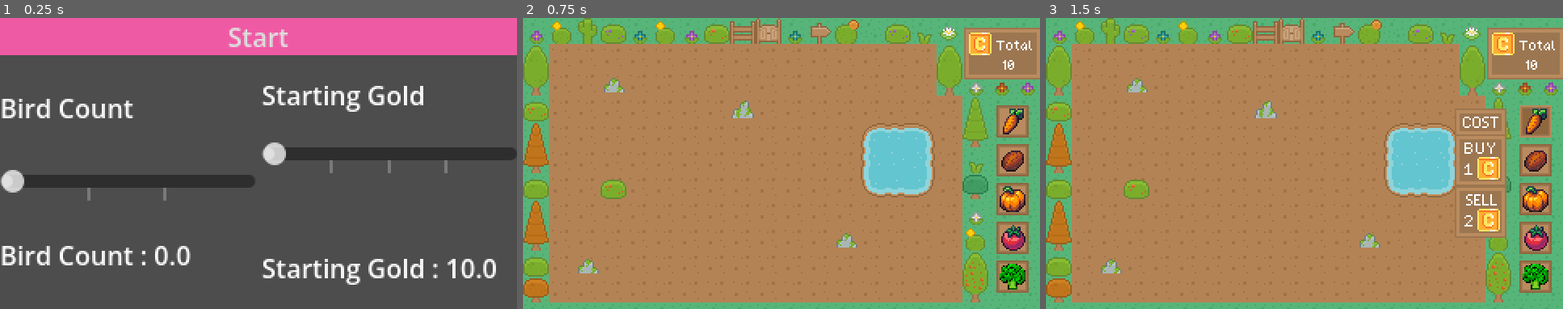
Above: before the commit, frames 1-3 (left to right).
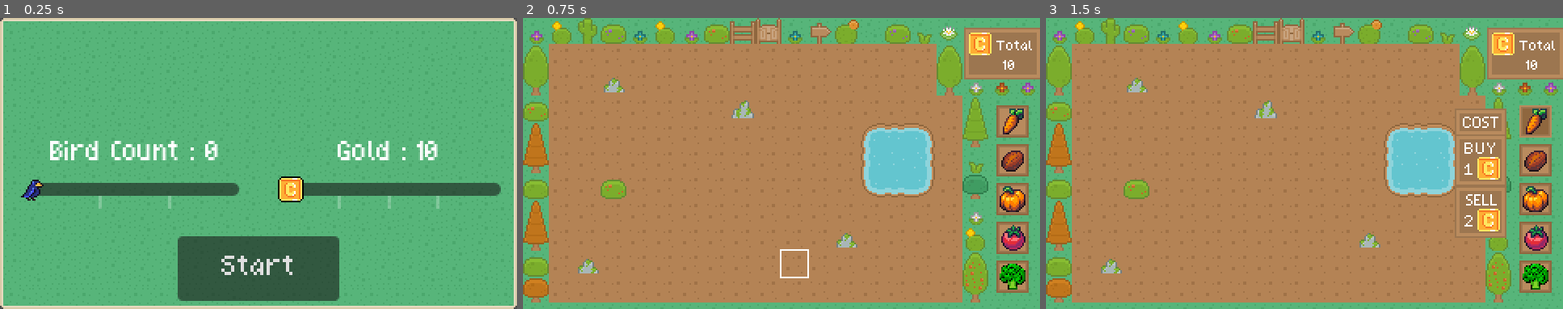
Above: after the commit, the same moments.

Repository: JibblyC/CarrotCorner
Game: Godot game, scene res://scenes/main_menu.tscn
The game is run twice, just before and just after one commit, with the same random seed, the same clock (stepped at 60 frames per second) and the same inputs.
Inputs (mouse positions are in pixels of both pictures, inside the frame that each line leads up to):
- Up to frame 1 (0.25 s): no input
- Up to frame 2 (0.75 s): click "Start" at 0.5 s
- Up to frame 3 (1.5 s): click (1537, 122) at 1.27 s

The runs differ from the first frame. In frame 1, 100% of the frame differs, in the area x 0-100%, y 0-100%; in frame 2, 0.1%; in frame 3, nothing differs.

Commit message:
Working on main menu

Diff:
--- a/project.godot
+++ b/project.godot
@@ -8,11 +8,15 @@
 
 config_version=5
 
+[animation]
+
+compatibility/default_parent_skeleton_in_mesh_instance_3d=true
+
 [application]
 
 config/name="CarrotCorner"
 run/main_scene="uid://c4o0ct3l818f8"
-config/features=PackedStringArray("4.5", "Forward Plus")
+config/features=PackedStringArray("4.6", "Forward Plus")
 run/max_fps=120
 config/icon="res://assets/icon.svg"
 
--- a/scenes/main_menu.tscn
+++ b/scenes/main_menu.tscn
@@ -1,22 +1,36 @@
-[gd_scene load_steps=4 format=3 uid="uid://c4o0ct3l818f8"]
+[gd_scene format=3 uid="uid://c4o0ct3l818f8"]
 
 [ext_resource type="Script" uid="uid://cwihqic35ovf6" path="res://scripts/main_menu.gd" id="1_l6cm7"]
+[ext_resource type="Theme" uid="uid://djonhi38vjyp" path="res://themes/Seed_Menu.tres" id="1_wu84c"]
 [ext_resource type="PackedScene" uid="uid://dqahq5hbrb1oa" path="res://scenes/main.tscn" id="2_ekxnf"]
+[ext_resource type="FontFile" uid="uid://cpaa6s6xumhku" path="res://themes/quaver.ttf" id="3_bqqt6"]
+[ext_resource type="Texture2D" uid="uid://d3lvs2tdtbcuy" path="res://assets/Menus/MainMenuBackground.png" id="4_8ln24"]
+[ext_resource type="Texture2D" uid="uid://c0i5wfc6dll2a" path="res://assets/Pixel Art Bird 16x16/BirdSliderIcon..png" id="5_oa1go"]
+[ext_resource type="Texture2D" uid="uid://sqcs52qc3ud3" path="res://assets/singleCoin1.png" id="6_rtw2f"]
 
-[sub_resource type="StyleBoxFlat" id="StyleBoxFlat_vue75"]
-bg_color = Color(0.9377584, 0.35368812, 0.6413622, 1)
-
-[node name="MainMenu" type="Control"]
+[node name="MainMenu" type="Control" unique_id=806335344]
 layout_mode = 3
 anchors_preset = 15
 anchor_right = 1.0
 anchor_bottom = 1.0
 grow_horizontal = 2
 grow_vertical = 2
+theme = ExtResource("1_wu84c")
 script = ExtResource("1_l6cm7")
 mainGameScene = ExtResource("2_ekxnf")
 
-[node name="VSplitContainer" type="VSplitContainer" parent="."]
+[node name="TextureRect" type="TextureRect" parent="." unique_id=1479499702]
+z_index = -1
+layout_mode = 1
+anchors_preset = 15
+anchor_right = 1.0
+anchor_bottom = 1.0
+grow_horizontal = 2
+grow_vertical = 2
+texture = ExtResource("4_8ln24")
+stretch_mode = 6
+
+[node name="VSplitContainer" type="VBoxContainer" parent="." unique_id=934442792]
 layout_mode = 1
 anchors_preset = 15
 anchor_right = 1.0
@@ -24,58 +38,106 @@
 grow_horizontal = 2
 grow_vertical = 2
 theme_override_constants/separation = 0
-dragger_visibility = 2
 
-[node name="StartGame" type="Button" parent="VSplitContainer"]
+[node name="TitleContainer" type="MarginContainer" parent="VSplitContainer" unique_id=945451133]
 layout_mode = 2
-theme_override_styles/normal = SubResource("StyleBoxFlat_vue75")
-text = "Start"
+size_flags_vertical = 3
 
-[node name="HBoxContainer" type="HBoxContainer" parent="VSplitContainer"]
+[node name="SettingsContainer" type="MarginContainer" parent="VSplitContainer" unique_id=1737301104]
+layout_mode = 2
+size_flags_vertical = 3
+theme_override_constants/margin_top = 10
+theme_override_constants/margin_bottom = 10
+
+[node name="HBoxContainer" type="HBoxContainer" parent="VSplitContainer/SettingsContainer" unique_id=1540189913]
 layout_mode = 2
 
-[node name="VBoxContainer" type="VBoxContainer" parent="VSplitContainer/HBoxContainer"]
+[node name="MarginContainer" type="MarginContainer" parent="VSplitContainer/SettingsContainer/HBoxContainer" unique_id=332756687]
+layout_mode = 2
+size_flags_horizontal = 3
+theme_override_constants/margin_left = 20
+theme_override_constants/margin_right = 10
+
+[node name="VBoxContainer" type="VBoxContainer" parent="VSplitContainer/SettingsContainer/HBoxContainer/MarginContainer" unique_id=642030017]
+layout_mode = 2
+size_flags_horizontal = 3
+alignment = 1
+
+[node name="BirdValueLabel" type="Label" parent="VSplitContainer/SettingsContainer/HBoxContainer/MarginContainer/VBoxContainer" unique_id=542700428]
+layout_mode = 2
+size_flags_horizontal = 4
+size_flags_vertical = 6
+theme = ExtResource("1_wu84c")
+theme_override_font_sizes/font_size = 15
+horizontal_alignment = 1
+vertical_alignment = 1
+
+[node name="BirdSlider" type="HSlider" parent="VSplitContainer/SettingsContainer/HBoxContainer/MarginContainer/VBoxContainer" unique_id=1261476537]
+layout_mode = 2
+size_flags_horizontal = 3
+size_flags_vertical = 2
+theme_override_constants/center_grabber = -1
+theme_override_constants/grabber_offset = -1
+theme_override_constants/tick_offset = 0
+theme_override_icons/grabber = ExtResource("5_oa1go")
+theme_override_icons/grabber_highlight = ExtResource("5_oa1go")
+theme_override_icons/grabber_disabled = ExtResource("5_oa1go")
+max_value = 3.0
+tick_count = 4
+
+[node name="MarginContainer2" type="MarginContainer" parent="VSplitContainer/SettingsContainer/HBoxContainer" unique_id=1685273400]
+layout_mode = 2
+size_flags_horizontal = 3
+theme_override_constants/margin_left = 10
+theme_override_constants/margin_right = 10
+
+[node name="VBoxContainer2" type="VBoxContainer" parent="VSplitContainer/SettingsContainer/HBoxContainer/MarginContainer2" unique_id=1742902660]
 layout_mode = 2
 size_flags_horizontal = 3
 
-[node name="BirdSliderLabel" type="Label" parent="VSplitContainer/HBoxContainer/VBoxContainer"]
+[node name="StartingGoldValueLabel" type="Label" parent="VSplitContainer/SettingsContainer/HBoxContainer/MarginContainer2/VBoxContainer2" unique_id=294737933]
 layout_mode = 2
 size_flags_vertical = 6
-text = "Bird Count"
+theme = ExtResource("1_wu84c")
+theme_override_fonts/font = ExtResource("3_bqqt6")
+theme_override_font_sizes/font_size = 15
+horizontal_alignment = 1
 
-[node name="BirdSlider" type="HSlider" parent="VSplitContainer/HBoxContainer/VBoxContainer"]
-layout_mode = 2
-size_flags_horizontal = 3
-max_value = 3.0
-tick_count = 4
-
-[node name="BirdValueLabel" type="Label" parent="VSplitContainer/HBoxContainer/VBoxContainer"]
-layout_mode = 2
-size_flags_vertical = 6
-
-[node name="VBoxContainer2" type="VBoxContainer" parent="VSplitContainer/HBoxContainer"]
-layout_mode = 2
-size_flags_horizontal = 3
-
-[node name="StartingGoldLabel" type="Label" parent="VSplitContainer/HBoxContainer/VBoxContainer2"]
-layout_mode = 2
-size_flags_vertical = 6
-text = "Starting Gold"
-
-[node name="StartingGoldSlider" type="HSlider" parent="VSplitContainer/HBoxContainer/VBoxContainer2"]
+[node name="StartingGoldSlider" type="HSlider" parent="VSplitContainer/SettingsContainer/HBoxContainer/MarginContainer2/VBoxContainer2" unique_id=2136165236]
 layout_mode = 2
 size_flags_horizontal = 3
 size_flags_vertical = 2
+theme_override_constants/center_grabber = 0
+theme_override_constants/tick_offset = 0
+theme_override_icons/grabber = ExtResource("6_rtw2f")
+theme_override_icons/grabber_highlight = ExtResource("6_rtw2f")
 min_value = 10.0
 max_value = 50.0
 step = 10.0
 value = 10.0
 tick_count = 5
 
-[node name="StartingGoldValueLabel" type="Label" parent="VSplitContainer/HBoxContainer/VBoxContainer2"]
+[node name="StartButtonContainer" type="MarginContainer" parent="VSplitContainer" unique_id=101522194]
+custom_minimum_size = Vector2(10, 10)
 layout_mode = 2
-size_flags_vertical = 6
+size_flags_horizontal = 4
+size_flags_vertical = 4
+theme_override_constants/margin_left = 100
+theme_override_constants/margin_top = 6
+theme_override_constants/margin_right = 100
+theme_override_constants/margin_bottom = 5
 
-[connection signal="pressed" from="VSplitContainer/StartGame" to="." method="_on_start_game_pressed"]
-[connection signal="drag_ended" from="VSplitContainer/HBoxContainer/VBoxContainer/BirdSlider" to="." method="_on_bird_slider_drag_ended"]
-[connection signal="drag_ended" from="VSplitContainer/HBoxContainer/VBoxContainer2/StartingGoldSlider" to="." method="_on_starting_gold_slider_drag_ended"]
+[node name="StartGame" type="Button" parent="VSplitContainer/StartButtonContainer" unique_id=2081972847]
+custom_minimum_size = Vector2(100, 0)
+layout_mode = 2
+size_flags_horizontal = 4
+size_flags_vertical = 4
+theme = ExtResource("1_wu84c")
+theme_override_constants/outline_size = 0
+theme_override_font_sizes/font_size = 16
+text = "Start"
+vertical_icon_alignment = 0
+
+[connection signal="value_changed" from="VSplitContainer/SettingsContainer/HBoxContainer/MarginContainer/VBoxContainer/BirdSlider" to="." method="_on_bird_slider_value_changed"]
+[connection signal="value_changed" from="VSplitContainer/SettingsContainer/HBoxContainer/MarginContainer2/VBoxContainer2/StartingGoldSlider" to="." method="_on_starting_gold_slider_value_changed"]
+[connection signal="pressed" from="VSplitContainer/StartButtonContainer/StartGame" to="." method="_on_start_game_pressed"]
--- a/scripts/main_menu.gd
+++ b/scripts/main_menu.gd
@@ -2,11 +2,11 @@
 
 @export var mainGameScene : PackedScene;
 
-@onready var birdValueLabel = $VSplitContainer/HBoxContainer/VBoxContainer/BirdValueLabel
-@onready var birdSlider = $VSplitContainer/HBoxContainer/VBoxContainer/BirdSlider
+@onready var birdValueLabel = $VSplitContainer/SettingsContainer/HBoxContainer/MarginContainer/VBoxContainer/BirdValueLabel
+@onready var birdSlider = $VSplitContainer/SettingsContainer/HBoxContainer/MarginContainer/VBoxContainer/BirdSlider
 
-@onready var startingGoldValueLabel = $VSplitContainer/HBoxContainer/VBoxContainer2/StartingGoldValueLabel
-@onready var startingGoldSlider = $VSplitContainer/HBoxContainer/VBoxContainer2/StartingGoldSlider
+@onready var startingGoldValueLabel = $VSplitContainer/SettingsContainer/HBoxContainer/MarginContainer2/VBoxContainer2/StartingGoldValueLabel
+@onready var startingGoldSlider = $VSplitContainer/SettingsContainer/HBoxContainer/MarginContainer2/VBoxContainer2/StartingGoldSlider
 
 
 func _ready() -> void:
@@ -19,19 +19,16 @@
 	get_tree().change_scene_to_packed(mainGameScene)
 
 
-func _on_bird_slider_drag_ended(value_changed: bool) -> void:
-	if value_changed :
-		_set_bird_value_label()
-		Globals.birdSpawnWaitTime = birdSlider.value
-
 func _set_bird_value_label() -> void :
-	birdValueLabel.text =  "Bird Count : " + str(birdSlider.value)
+	birdValueLabel.text =  "Bird Count : " + str(int(birdSlider.value))
 
 func _set_starting_gold_label() -> void :
-	startingGoldValueLabel.text = "Starting Gold : " + str(startingGoldSlider.value)
+	startingGoldValueLabel.text = "Gold : " + str(int(startingGoldSlider.value))
 
+func _on_bird_slider_value_changed(value: float) -> void:
+	_set_bird_value_label()
+	Globals.birdSpawnWaitTime = birdSlider.value
 
-func _on_starting_gold_slider_drag_ended(value_changed: bool) -> void:
-	if value_changed :
+func _on_starting_gold_slider_value_changed(value: float) -> void:
 		_set_starting_gold_label()
 		Globals.totalGold = startingGoldSlider.value;
Renamed: assets/GoldGui.png -> assets/Menus/GoldGui.png
Not shown, changed: assets/Menus/GoldGui.png.import
Binary file added: assets/Menus/MainMenuBackground.aseprite
Binary file added: assets/Menus/MainMenuBackground.png
Not shown, changed: assets/Menus/MainMenuBackground.png.import
Renamed: assets/MenuBackground.png -> assets/Menus/MenuBackground.png
Not shown, changed: assets/Menus/MenuBackground.png.import
Renamed: assets/MenuBackgroundHighlight.png -> assets/Menus/MenuBackgroundHighlight.png
Not shown, added: assets/Menus/MenuBackgroundHighlight.png.import
Renamed: assets/coin4_16x16.png -> assets/Menus/coin4_16x16.png
Not shown, changed: assets/Menus/coin4_16x16.png.import
Binary file added: assets/Pixel Art Bird 16x16/BirdSliderIcon..png
(and 4 more such lines)
